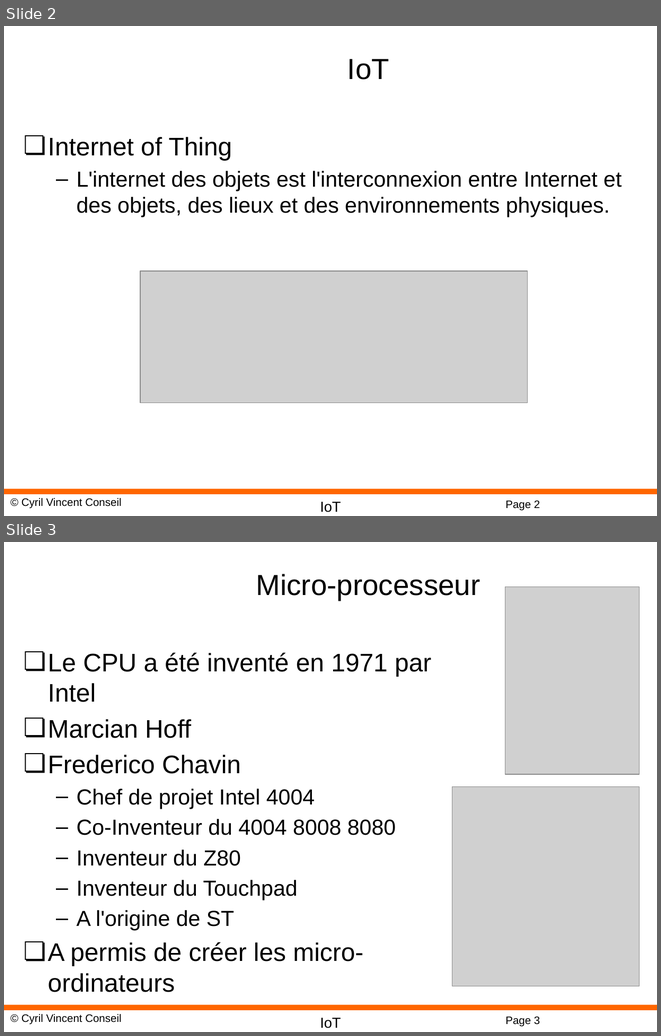
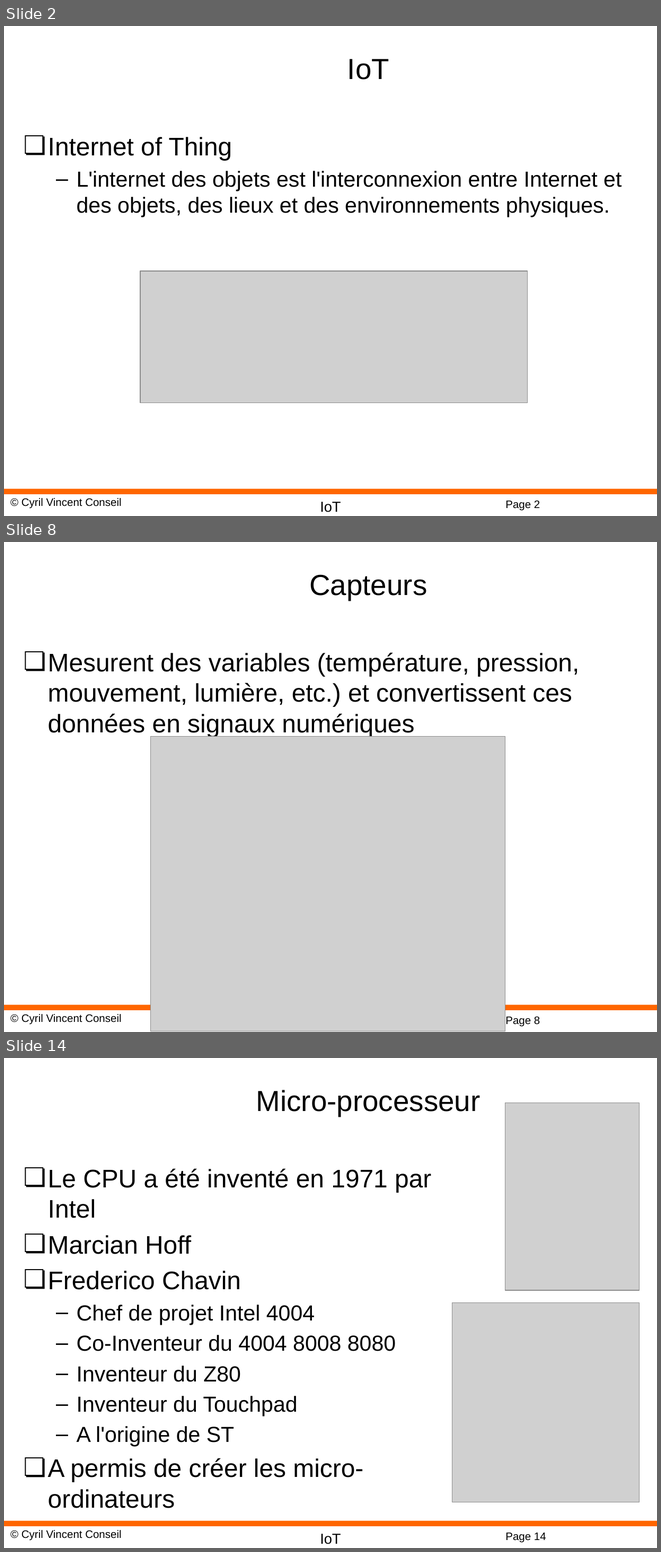
Before and after one commit to cyrilvincent/IoT, a slide deck: ppt/IoT01-Intro.pptx. Shown one above the other, each under a label of ours: slides 2 and 3 before the commit, slides 2, 8 and 14 after it; the slides between them are not shown. The pictures are 661x1036 and 661x1552 pixels, drawn with LibreOffice and Linux fonts; fonts in the diff are those of the drawing; grey boxes stand for pictures; background and template pictures are left out. Boxes give left, top, right and bottom in pixels: in the first picture for what was removed or moved away, otherwise in the second. Text is boxed around its words. In the diff, an @@ line names an element or a change of style, - is before the commit and + after.

```diff
--- a/ppt/IoT01-Intro.pptx
+++ b/ppt/IoT01-Intro.pptx
@@ slide 8 added at [4, 542, 657, 1032], background #FFFFFF; not listed: 4 template elements that a slide beside it also shows @@
@@ title added at [309, 574, 427, 600], 32 pt, text #000000 @@
+Capteurs
@@ text added at [48, 652, 579, 737], 28 pt, text #000000 @@
+❏ Mesurent des variables (température, pression, mouvement, lumière, etc.) et convertissent ces données en signaux numériques
@@ picture added at [150, 737, 505, 1031] @@
@@ what was slide 3 is now slide 14 @@
@@ page number at [505, 1532, 546, 1542]: text changed @@
-Page 3
+Page 14
```
Also in this commit, not shown: 16 other slides added, 56 other files.
